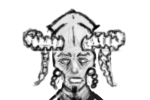
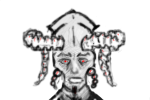
Layer changes from the first 150 x 100 image to the second:
renamed "Calque 7" to "Calque 8", painted on it over [28, 33, 119, 94]
